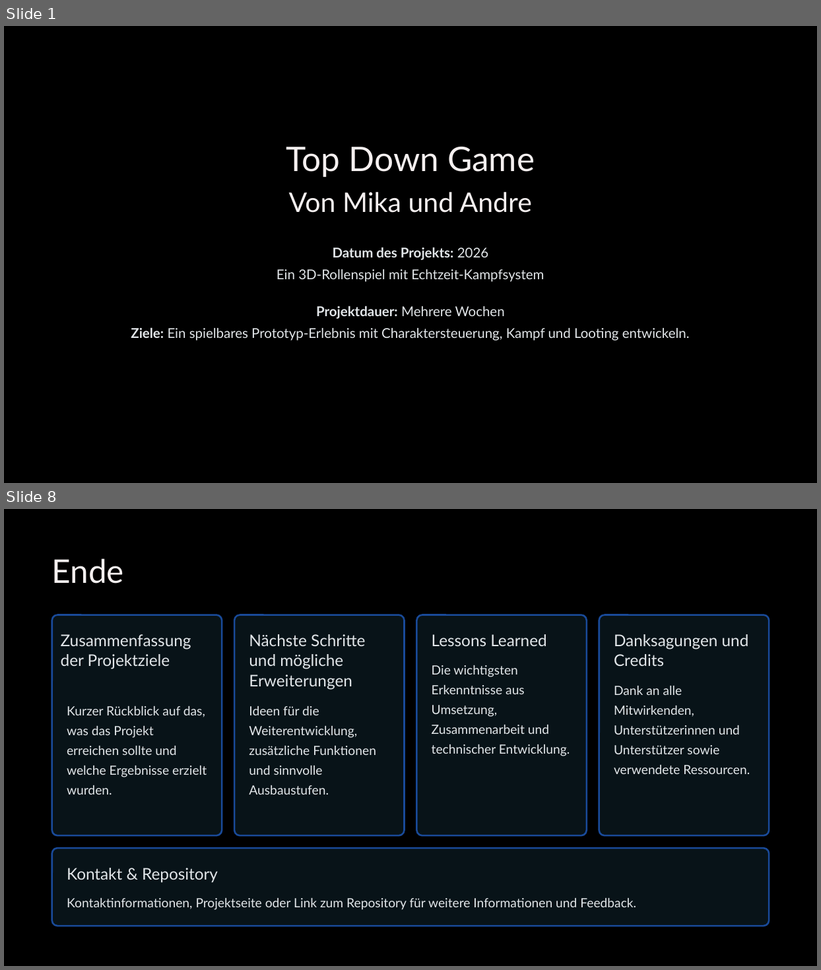
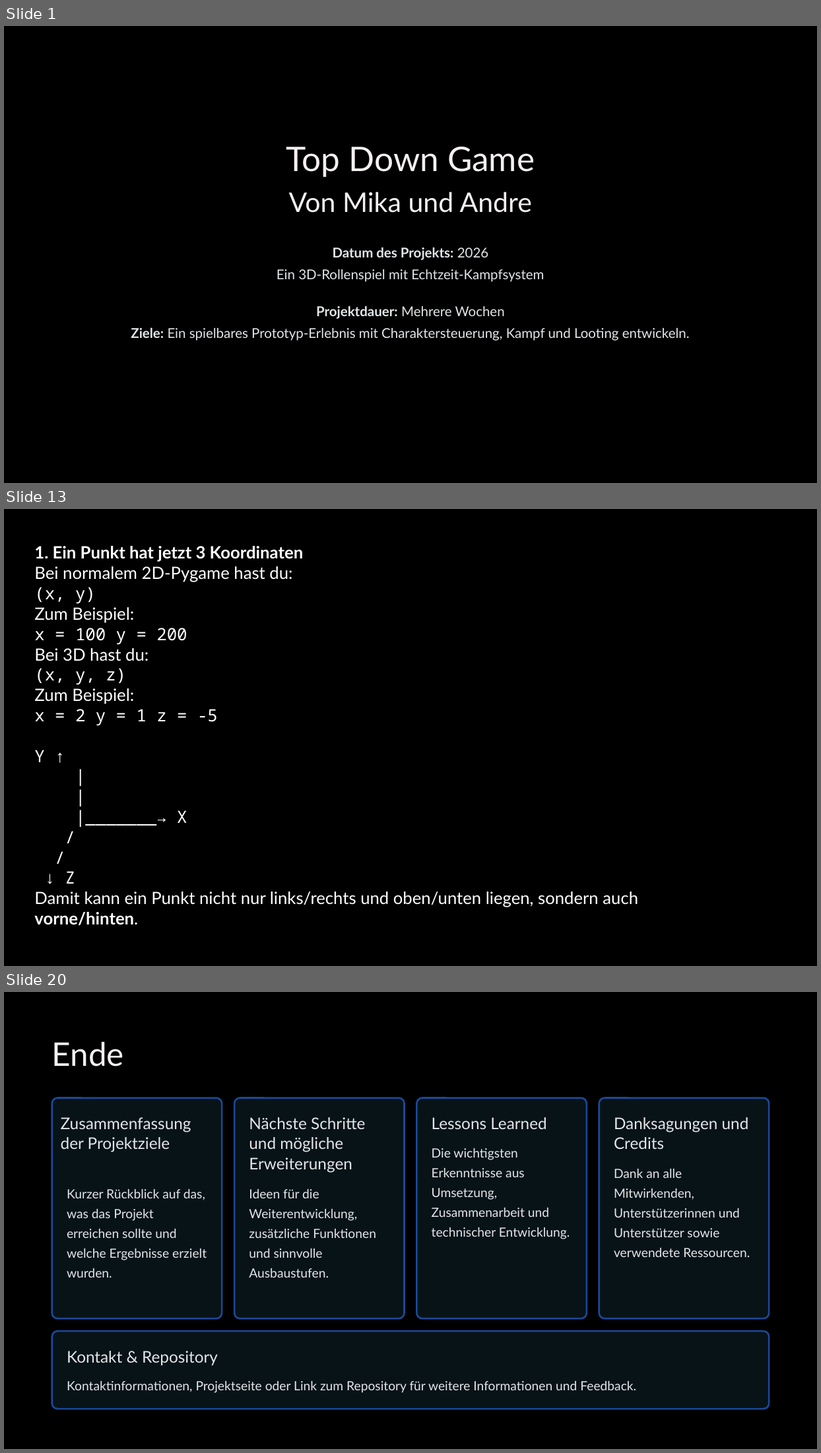
Before and after one commit to Spec06/Top-down-zombie-shooter, a slide deck: Präsi/Top-Down-Game.pptx. Shown one above the other, each under a label of ours: slides 1 and 8 before the commit, slides 1, 13 and 20 after it; the slides between them are not shown. The pictures are 821x970 and 821x1453 pixels, drawn with LibreOffice and Linux fonts; fonts in the diff are those of the drawing. Boxes give left, top, right and bottom in pixels: in the first picture for what was removed or moved away, otherwise in the second. Text is boxed around its words. In the diff, an @@ line names an element or a change of style, - is before the commit and + after.

```diff
--- a/Präsi/Top-Down-Game.pptx
+++ b/Präsi/Top-Down-Game.pptx
@@ slide 13 added at [4,509,817,966], background #000000 @@
@@ text added at [34,546,638,926], 20 pt, text #FFFFFF @@
+1. Ein Punkt hat jetzt 3 Koordinaten
+Bei normalem 2D-Pygame hast du:
+(x, y)
+Zum Beispiel:
+x = 100 y = 200
+Bei 3D hast du:
+(x, y, z)
+Zum Beispiel:
+x = 2 y = 1 z = -5
+Y ↑
+|
+|
+|_______→ X
+/
+/
+↓ Z
+Damit kann ein Punkt nicht nur links/rechts und oben/unten liegen, sondern auch vorne/hinten.
@@ what was slide 8 is now slide 20 @@
```
Also in this commit, not shown: 5 slides changed, 12 other slides added, 1 slide removed, 58 other files.
